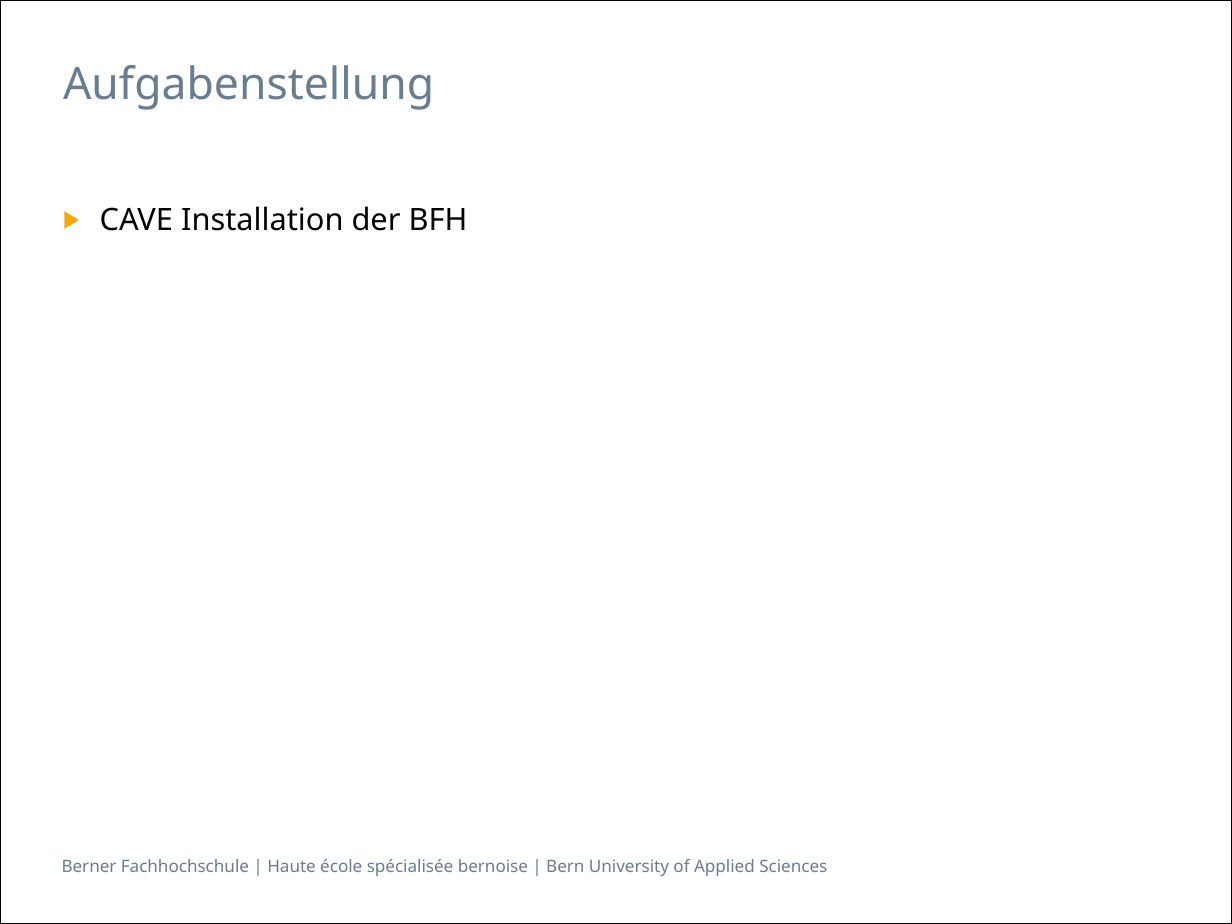
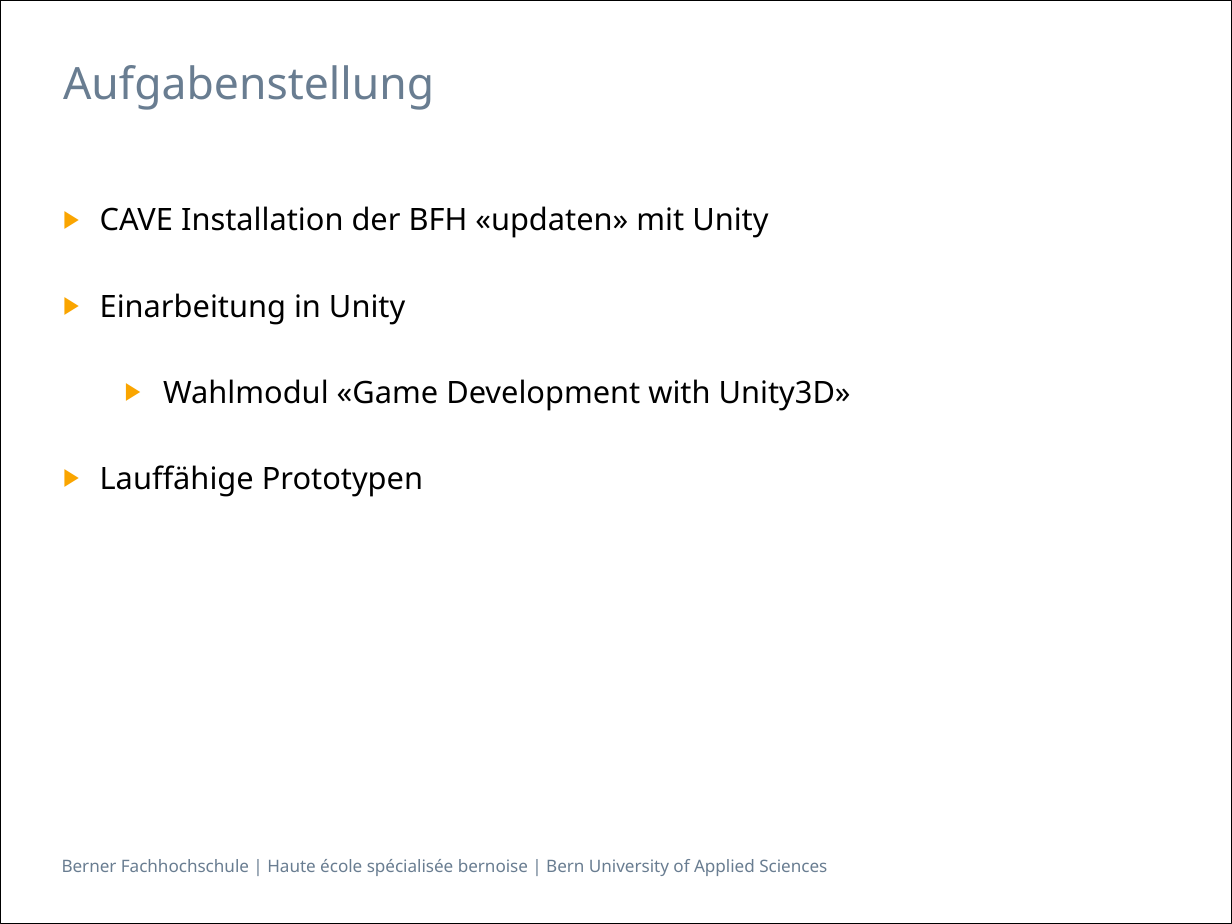
Before and after one commit to villj2/ch.bfh.cpvr.unitycave, a slide deck: slide 4 of docs/presentation/dani.pptx. Drawn at 1232x924 pixels with LibreOffice and Linux fonts; fonts in the diff are those of the drawing. Boxes give left, top, right and bottom in pixels: in the first picture for what was removed or moved away, otherwise in the second. Text is boxed around its words. In the diff, an @@ line names an element or a change of style, - is before the commit and + after.

```diff
--- a/docs/presentation/dani.pptx
+++ b/docs/presentation/dani.pptx
@@ text at <box>100,206,851,497</box>: text changed @@
-▶ CAVE Installation der BFH
+▶ CAVE Installation der BFH «updaten» mit Unity
+▶ Einarbeitung in Unity
+  ▶ Wahlmodul «Game Development with Unity3D»
+▶ Lauffähige Prototypen
```
Also in this commit, not shown: 1 other slide changed, 28 slides added, 1 slide removed.
